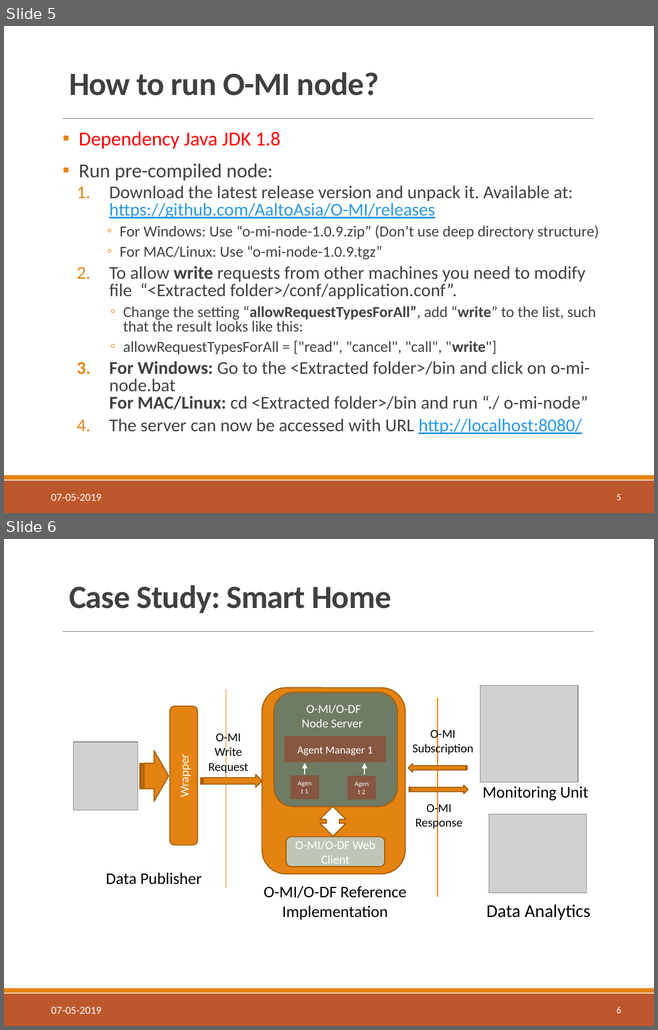
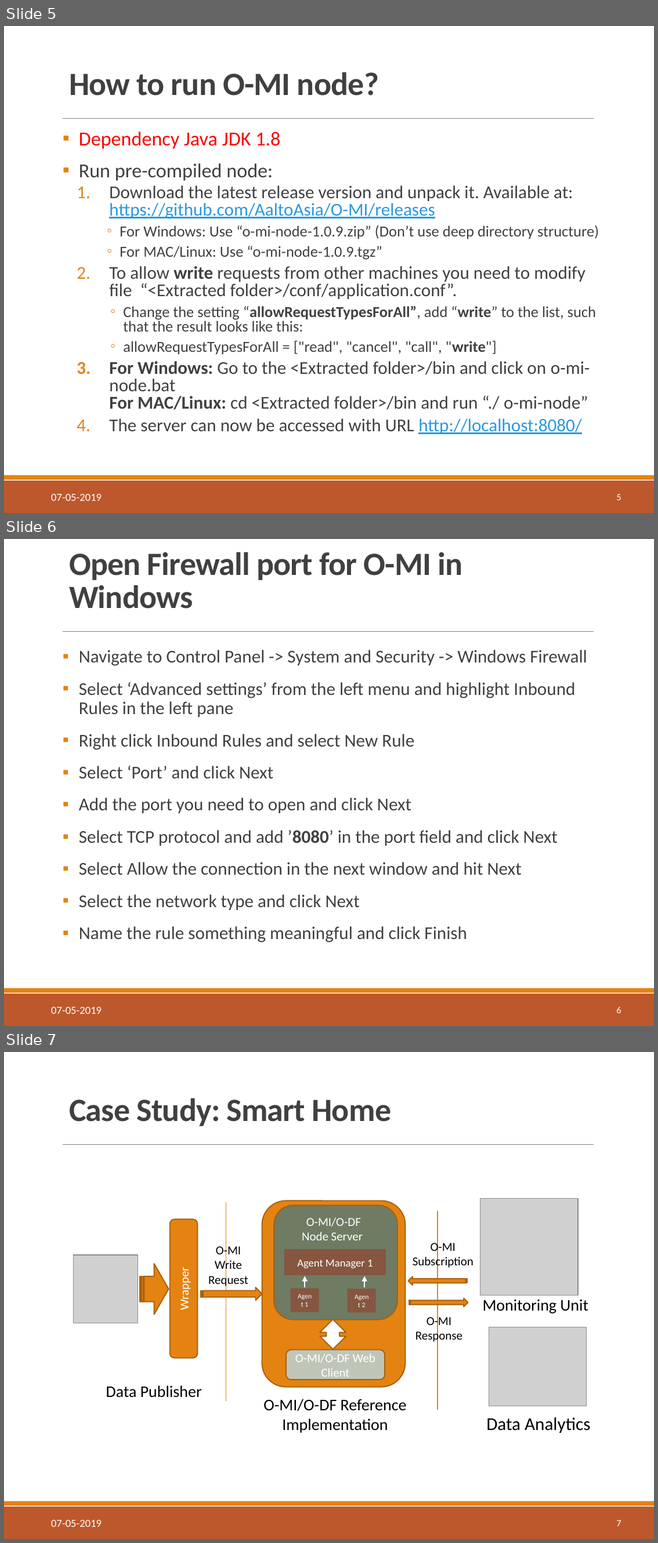
Before and after one commit to AaltoAsia/SoS-Scripts, a slide deck: sos-tutorial.pptx. Shown one above the other, each under a label of ours: slides 5 and 6 before the commit, slides 5, 6 and 7 after it. The pictures are 658x1030 and 658x1543 pixels, drawn with LibreOffice and Linux fonts; fonts in the diff are those of the drawing; grey boxes stand for pictures; background and template pictures are left out. Boxes give left, top, right and bottom in pixels: in the first picture for what was removed or moved away, otherwise in the second. Text is boxed around its words. In the diff, an @@ line names an element or a change of style, - is before the commit and + after.

Commit message:
Update slides

```diff
--- a/sos-tutorial.pptx
+++ b/sos-tutorial.pptx
@@ slide 6 added at (4,539,654,1026), background #FFFFFF; not listed: 3 template elements that a slide beside it also shows @@
@@ title added at (69,552,462,609), 36 pt, text #404040, bold @@
+Open Firewall port for O-MI in Windows
@@ text added at (79,650,586,943), 20 pt, text #404040 @@
+▪ Navigate to Control Panel -> System and Security -> Windows Firewall
+▪ Select ‘Advanced settings’ from the left menu and highlight Inbound Rules in the left pane
+▪ Right click Inbound Rules and select New Rule
+▪ Select ‘Port’ and click Next
+▪ Add the port you need to open and click Next
+▪ Select TCP protocol and add ’8080’ in the port field and click Next
+▪ Select Allow the connection in the next window and hit Next
+▪ Select the network type and click Next
+▪ Name the rule something meaningful and click Finish
@@ text added at (51,1007,101,1014), 12 pt, text #FFFFFF @@
+07-05-2019
@@ page number added at (616,1007,621,1013), 10.5 pt, text #FFFFFF @@
+6
@@ what was slide 6 is now slide 7 @@
@@ page number at (616,1520,621,1526): text changed @@
-6
+7
```
Also in this commit, not shown: 2 other files.
